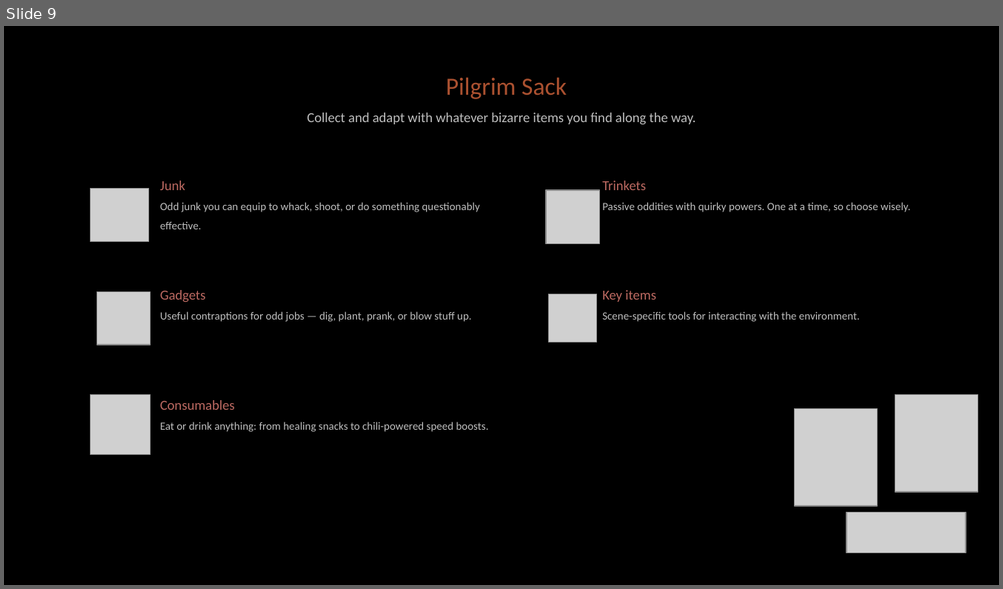
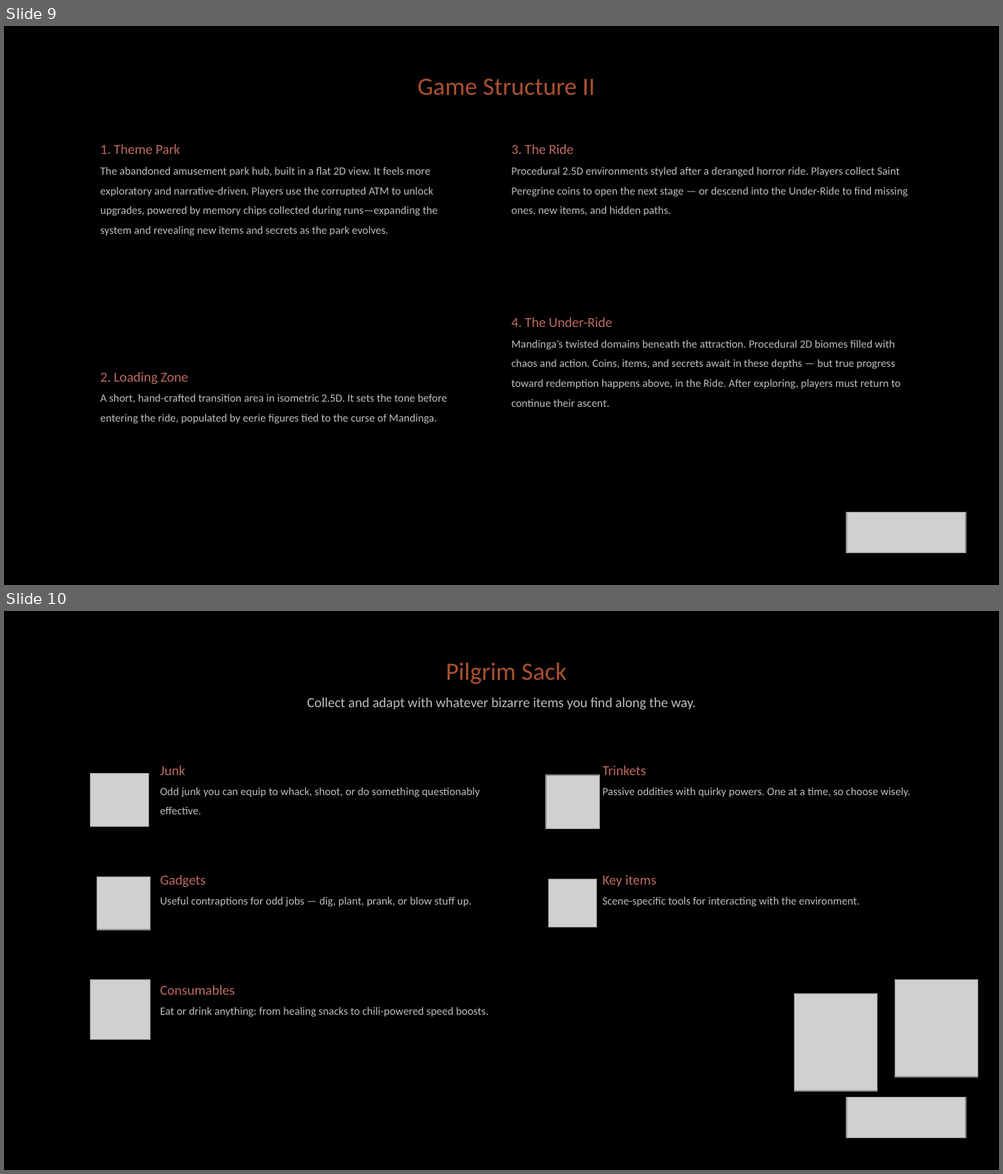
Before and after one commit to diegohcanepa/Remizione, a slide deck: Pitch Deck.pptx. Shown one above the other, each under a label of ours: slide 9 before the commit, slides 9 and 10 after it. The pictures are 1003x589 and 1003x1174 pixels, drawn with LibreOffice and Linux fonts; fonts in the diff are those of the drawing; grey boxes stand for pictures; background and template pictures are left out. Boxes give left, top, right and bottom in pixels: in the first picture for what was removed or moved away, otherwise in the second. Text is boxed around its words. In the diff, an @@ line names an element or a change of style, - is before the commit and + after.

Commit message:
Updated pitch deck.
Removed Under ride entrance.

```diff
--- a/Pitch Deck.pptx
+++ b/Pitch Deck.pptx
@@ slide 9 added at [4, 26, 999, 585], background picture (left out) @@
@@ text added at [418, 79, 595, 95], 18 pt, text #AB5130 @@
+Game Structure II
@@ text added at [100, 144, 438, 236], 8 pt, text #BFBFBF @@
+1. Theme Park
+The abandoned amusement park hub, built in a flat 2D view. It feels more exploratory and narrative-driven. Players use the corrupted ATM to unlock upgrades, powered by memory chips collected during runs—expanding the system and revealing new items and secrets as the park evolves.
@@ text added at [511, 144, 908, 216], 8 pt, text #BFBFBF @@
+3. The Ride
+Procedural 2.5D environments styled after a deranged horror ride. Players collect Saint Peregrine coins to open the next stage — or descend into the Under-Ride to find missing ones, new items, and hidden paths.
@@ text added at [511, 318, 901, 407], 8 pt, text #BFBFBF @@
+4. The Under-Ride
+Mandinga’s twisted domains beneath the attraction. Procedural 2D biomes filled with chaos and action. Coins, items, and secrets await in these depths — but true progress toward redemption happens above, in the Ride. After exploring, players must return to continue their ascent.
@@ text added at [100, 372, 447, 424], 8 pt, text #BFBFBF @@
+2. Loading Zone
+A short, hand-crafted transition area in isometric 2.5D. It sets the tone before entering the ride, populated by eerie figures tied to the curse of Mandinga.
@@ picture added at [846, 512, 966, 553] @@
@@ what was slide 9 is now slide 10 @@
```
Also in this commit, not shown: 3 slides changed, 14 other files.
